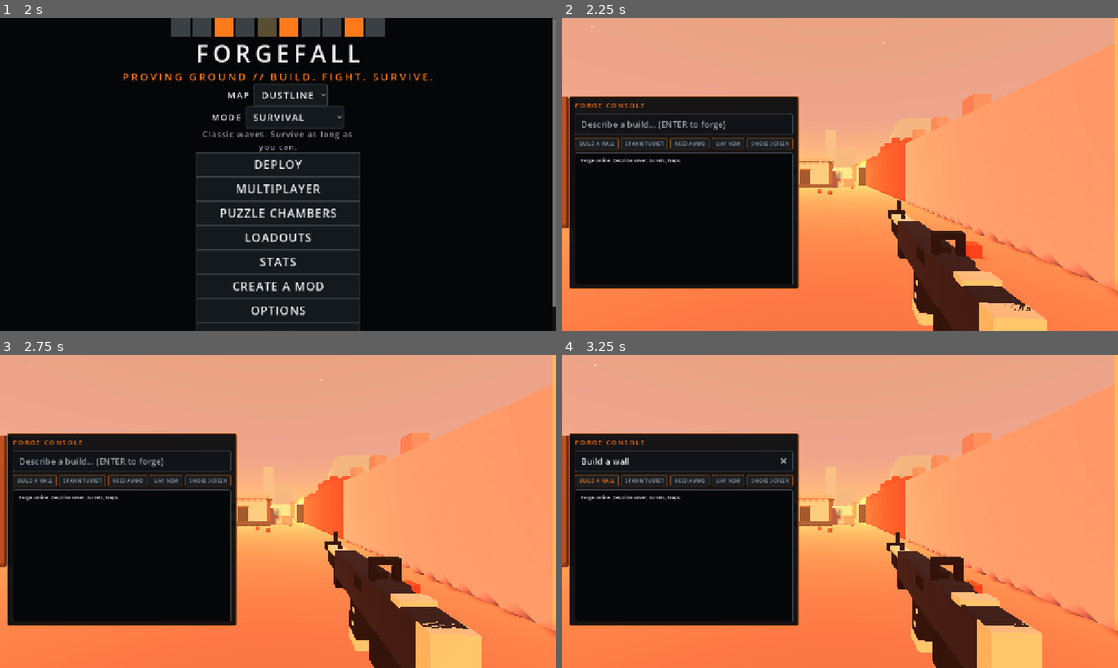
Above: before the commit, frames 1-4 (two rows, left to right).
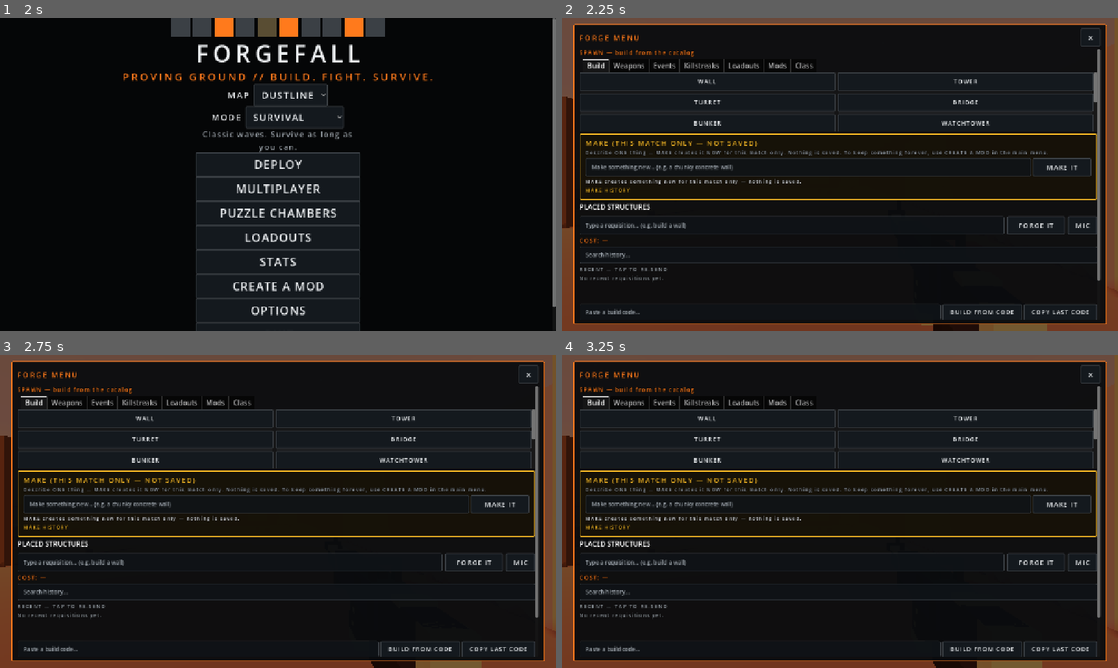
Above: after the commit, the same moments.

Repository: vatherty/FORGEFALL
Game: Godot game, scene res://scenes/main.tscn
Two runs of this game, one before a commit and one after it. Both use one fixed random seed, a clock stepped at 60 frames per second and the inputs below.
Inputs (mouse positions are in pixels of both pictures, inside the frame that each line leads up to):
- Up to frame 1 (2 s): click "DUSTLINE" at 0.5 s; click "SURVIVAL" at 1.25 s
- Up to frame 2 (2.25 s): click "DEPLOY" at 2 s
- Up to frame 3 (2.75 s): no input
- Up to frame 4 (3.25 s): click (595, 480) at 2.75 s, where only the run before the commit has a clickable "BUILD A WALL"

Frame 1 is identical in both runs. In frame 2, 80% of the frame differs, in the area x 0-100%, y 0-100%; in frame 3, 80%; in frame 4, 80%.
Error before the commit: Parse Error: Static function "get_mod_weapons()" not found in base "Arsenal". (res://scripts/ui/forge_menu.gd:1446)

Commit message:
Sync FORGEFALL v0.5.9 source: scripts/weapons/arsenal.gd

Diff:
--- a/scripts/weapons/arsenal.gd
+++ b/scripts/weapons/arsenal.gd
@@ -293,6 +293,208 @@
 }
 #endregion
 
+#region MOD WEAPONS (v0.5.9, Worker B)
+## Installed user weapon-mods as first-class Arsenal entries.
+## A weapon-mod is a JSON block mod (kind "block") whose block_info has
+## target "weapon" and a base_weapon_id mapping to a base Arsenal id.
+## Script mods are NOT listed: their behaviour lives in ModBlock.apply()
+## code, which Arsenal cannot run — they stay Forge-only (ForgeBuilder
+## runs apply()). A JSON weapon-mod is fully declarative (base stats x
+## multipliers + data hooks + projectile spec), so Arsenal can build it
+## exactly like ForgeBuilder._build_json_mod does for the weapon target.
+## Canonical id: "mod:<mod_id>" (mod id = the ModLoader record id, i.e.
+## the mod folder/file name — stable, and never collides with a base id,
+## which never contains ":"). The id is the persisted form: loadouts
+## store it, WeaponManager slots hold it, get_slot_weapon_id returns it.
+## A mod weapon is live-validated on EVERY lookup (enabled + error-free
+## + target + base): disabling/removing a mod makes has_weapon() return
+## false for its id immediately, so stale ids fail safe everywhere.
+const MOD_PREFIX := "mod:"
+## Forge prompt ids (what mod blocks declare) -> Arsenal ids. Mirrors
+## ModHookRegistry.FORGE_TO_ARSENAL / ForgeBuilder.FORGE_WEAPON_IDS.
+const MOD_FORGE_TO_ARSENAL := {
+	"manticore": "ar7",
+	"longeye": "lr8",
+	"breacher": "sg12",
+	"hornet": "smg9",
+	"trident": "br3",
+	"judge": "hv44",
+}
+
+
+## True when `weapon_id` is a mod-weapon id ("mod:<mod_id>").
+static func is_mod_weapon(weapon_id: String) -> bool:
+	return weapon_id.begins_with(MOD_PREFIX)
+
+
+## The mod id inside a mod-weapon id, or "" for a base weapon id.
+static func mod_id_of(weapon_id: String) -> String:
+	if not weapon_id.begins_with(MOD_PREFIX):
+		return ""
+	return weapon_id.substr(MOD_PREFIX.length())
+
+
+## Canonical Arsenal id for a mod id ("mod:<mod_id>").
+static func mod_weapon_id(mod_id: String) -> String:
+	return MOD_PREFIX + mod_id
+
+
+## The base Arsenal id a mod record builds on, or "" when the record is
+## not a buildable weapon-mod (no/unknown base_weapon_id).
+static func _mod_base_id(rec: Dictionary) -> String:
+	var info: Dictionary = rec.get("block_info", {})
+	var base := str(info.get("base_weapon_id", ""))
+	if base.is_empty():
+		return ""
+	var mapped := str(MOD_FORGE_TO_ARSENAL.get(base, base))
+	if not WEAPONS.has(mapped):
+		return ""
+	return mapped
+
+
+## The validated full ModLoader record for a mod-weapon id, or {} when
+## the id is not a live weapon-mod (unknown / disabled / broken / not a
+## JSON weapon block / no known base). Uses find_mod(..., false) so
+## Arsenal lookups never pollute ModHookRegistry's find-pair history.
+static func _mod_record(weapon_id: String) -> Dictionary:
+	var mod_id := mod_id_of(weapon_id)
+	if mod_id.is_empty():
+		return {}
+	var rec := ModLoader.find_mod(mod_id, false)
+	if rec.is_empty() or not bool(rec.get("enabled", false)) or str(rec.get("error", "")) != "":
+		return {}
+	if str(rec.get("kind", "")) != "block":
+		return {} # script mods stay Forge-only (apply() code)
+	var info: Dictionary = rec.get("block_info", {})
+	if str(info.get("target", "")) != "weapon":
+		return {}
+	if _mod_base_id(rec).is_empty():
+		return {}
+	return rec
+
+
+## Every live weapon-mod, sorted by display name: {"weapon_id",
+## "mod_id", "name", "base_weapon_id", "slot"}. The Arsenal list /
+## Forge Loadouts tab build from this.
+static func get_mod_weapons() -> Array[Dictionary]:
+	var out: Array[Dictionary] = []
+	for public_rec in ModLoader.get_mods():
+		if not (public_rec is Dictionary):
+			continue
+		var mod_id := str((public_rec as Dictionary).get("id", ""))
+		if mod_id.is_empty():
+			continue
+		var rec := _mod_record(mod_weapon_id(mod_id))
+		if rec.is_empty():
+			continue
+		var info: Dictionary = rec.get("block_info", {})
+		var base_id := _mod_base_id(rec)
+		out.append({
+			"weapon_id": mod_weapon_id(mod_id),
+			"mod_id": mod_id,
+			"name": str(info.get("display_name", rec.get("name", mod_id))),
+			"base_weapon_id": base_id,
+			"slot": str((WEAPONS.get(base_id, {}) as Dictionary).get("slot", "primary")),
+		})
+	out.sort_custom(func(a: Dictionary, b: Dictionary) -> bool: return str(a.get("name", "")).to_lower() < str(b.get("name", "")).to_lower())
+	return out
+
+
+## Every weapon id Arsenal knows: base ids + live mod-weapon ids,
+## sorted. The Loadouts store builds its picker list from this.
+static func all_weapon_ids() -> Array[String]:
+	var ids: Array[String] = []
+	for key in WEAPONS.keys():
+		ids.append(str(key))
+	for m in get_mod_weapons():
+		ids.append(str(m.get("weapon_id", "")))
+	ids.sort()
+	return ids
+
+
+## The custom projectile spec for a hook list: the LAST on_fire /
+## projectile_spawn hook carrying a "projectile" dict wins, tagged with
+## its _hook_id. Mirrors ForgeBuilder._projectile_spec_from_hooks. {}
+## when no hook defines a projectile.
+static func _mod_projectile_spec_from_hooks(hooks: Array) -> Dictionary:
+	var out: Dictionary = {}
+	for h in hooks:
+		if not (h is Dictionary):
+			continue
+		var d := h as Dictionary
+		if str(d.get("error", "")) != "":
+			continue
+		if str(d.get("hook_point", "")) in ["on_fire", "projectile_spawn"] and d.has("projectile"):
+			var proj: Variant = d.get("projectile", {})
+			if proj is Dictionary:
+				out = (proj as Dictionary).duplicate(true)
+				out["_hook_id"] = str(d.get("hook_id", ""))
+	return out
+
+
+## A composed ammo_type applied to already-derived mod stats. Mirrors
+## ForgeBuilder._apply_ammo_modifiers exactly (same multipliers).
+static func _apply_mod_ammo(stats: Dictionary, ammo_type: String) -> void:
+	match ammo_type:
+		"sniper":
+			stats["damage"] = float(stats.get("damage", 0.0)) * 1.5
+			stats["near_range"] = float(stats.get("near_range", 0.0)) * 1.5
+			stats["far_range"] = float(stats.get("far_range", 0.0)) * 1.5
+			var mag_size := maxi(1, int(round(float(stats.get("mag_size", 1)) * 0.5)))
+			stats["mag_size"] = mag_size
+		"armor_piercing":
+			stats["damage"] = float(stats.get("damage", 0.0)) * 1.25
+			stats["spread_hip"] = float(stats.get("spread_hip", 0.0)) * 1.2
+			stats["spread_move"] = float(stats.get("spread_move", 0.0)) * 1.2
+		"buckshot":
+			stats["damage"] = float(stats.get("damage", 0.0)) * 1.3
+			stats["near_range"] = float(stats.get("near_range", 0.0)) * 0.6
+			stats["far_range"] = float(stats.get("far_range", 0.0)) * 0.6
+			stats["spread_hip"] = float(stats.get("spread_hip", 0.0)) * 1.6
+			stats["spread_move"] = float(stats.get("spread_move", 0.0)) * 1.6
+
+
+## Synthesized stats for a live mod-weapon id: base stats with the
+## block's multipliers applied (same order as ForgeBuilder._build_json_mod
+## for the weapon target: damage_mult, range_mult, mag_mult, then
+## ammo_type), plus the mod attachment WeaponBase.setup already
+## understands (mod_id / mod_hooks / mod_projectile_spec). {} when the
+## id is not a live weapon-mod.
+static func _mod_stats(weapon_id: String) -> Dictionary:
+	var rec := _mod_record(weapon_id)
+	if rec.is_empty():
+		return {}
+	var info: Dictionary = rec.get("block_info", {})
+	var base_id := _mod_base_id(rec)
+	var stats := (WEAPONS.get(base_id, {}) as Dictionary).duplicate(true)
+	if stats.is_empty():
+		return {}
+	stats["weapon_id"] = weapon_id
+	stats["name"] = str(info.get("display_name", rec.get("name", weapon_id)))
+	stats["mod_base_weapon_id"] = base_id
+	stats["mod_id"] = str(rec.get("id", ""))
+	if info.has("damage_mult"):
+		stats["damage"] = float(stats.get("damage", 0.0)) * float(info.get("damage_mult", 1.0))
+	if info.has("range_mult"):
+		stats["near_range"] = float(stats.get("near_range", 0.0)) * float(info.get("range_mult", 1.0))
+		stats["far_range"] = float(stats.get("far_range", 0.0)) * float(info.get("range_mult", 1.0))
+	if info.has("mag_mult"):
+		var mag_size := maxi(1, int(round(float(stats.get("mag_size", 1)) * float(info.get("mag_mult", 1.0)))))
+		stats["mag_size"] = mag_size
+	var hooks: Array = (rec.get("hooks", []) as Array).duplicate(true) if rec.get("hooks") is Array else []
+	# Belt-and-braces: scan stamps _mod_id, but stamp any unstamped
+	# hook so the registry's live-record gate applies to it.
+	for h in hooks:
+		if h is Dictionary and str((h as Dictionary).get("_mod_id", "")) == "":
+			(h as Dictionary)["_mod_id"] = str(rec.get("id", ""))
+	stats["mod_hooks"] = hooks
+	stats["mod_projectile_spec"] = _mod_projectile_spec_from_hooks(hooks)
+	var ammo_type := str(info.get("ammo_type", "standard"))
+	if ammo_type != "standard":
+		_apply_mod_ammo(stats, ammo_type)
+	return stats
+#endregion
+
 
 ## Sight-line height (viewmodel-local Y of the aiming point) per weapon.
 ## WeaponBase reads this to place ADS_POS so the sight sits exactly on the
@@ -312,26 +514,43 @@
 
 
 static func sight_height(weapon_id: String) -> float:
+	if is_mod_weapon(weapon_id):
+		# A mod weapon aims down its base weapon's sight line.
+		var rec := _mod_record(weapon_id)
+		if not rec.is_empty():
+			return float(SIGHT_Y.get(_mod_base_id(rec), 0.090))
+		return 0.090
 	return float(SIGHT_Y.get(weapon_id, 0.090))
 
 
 static func get_stats(weapon_id: String) -> Dictionary:
+	if is_mod_weapon(weapon_id):
+		return _mod_stats(weapon_id)
 	return (WEAPONS.get(weapon_id, {}) as Dictionary).duplicate(true)
 
 
 static func has_weapon(weapon_id: String) -> bool:
-	return WEAPONS.has(weapon_id)
-
-
-## Build a WeaponBase (or RaptorGun for "raptor") with stats + viewmodel.
+	if WEAPONS.has(weapon_id):
+		return true
+	if is_mod_weapon(weapon_id):
+		return not _mod_record(weapon_id).is_empty()
+	return false
+
+
+## Build a WeaponBase (or RaptorGun for "raptor" / raptor-based mods)
+## with stats + viewmodel. Mod stats already carry the mod attachment,
+## so the built weapon fires with its hooks/projectiles immediately.
 static func make_weapon(weapon_id: String) -> WeaponBase:
 	var w: WeaponBase
 	if weapon_id == "raptor":
 		w = RaptorGun.new()
+	elif is_mod_weapon(weapon_id) and _mod_base_id(_mod_record(weapon_id)) == "raptor":
+		w = RaptorGun.new()
 	else:
 		w = WeaponBase.new()
 	w.setup(get_stats(weapon_id))
-	w.name = "Weapon_" + weapon_id
+	# Node names must not contain ":" (NodePath subname separator).
+	w.name = "Weapon_" + weapon_id.replace(":", "_")
 	return w
 
 
@@ -376,7 +595,14 @@
 
 
 ## Build the voxel viewmodel for a weapon id. Forward = -Z.
+## A mod weapon reuses its base weapon's viewmodel (mods are stat +
+## hook compositions, not new geometry).
 static func build_viewmodel(weapon_id: String) -> Node3D:
+	if is_mod_weapon(weapon_id):
+		var rec := _mod_record(weapon_id)
+		if not rec.is_empty():
+			return build_viewmodel(_mod_base_id(rec))
+		return _build_ar7()
 	match weapon_id:
 		"ar7":
 			return _build_ar7()
